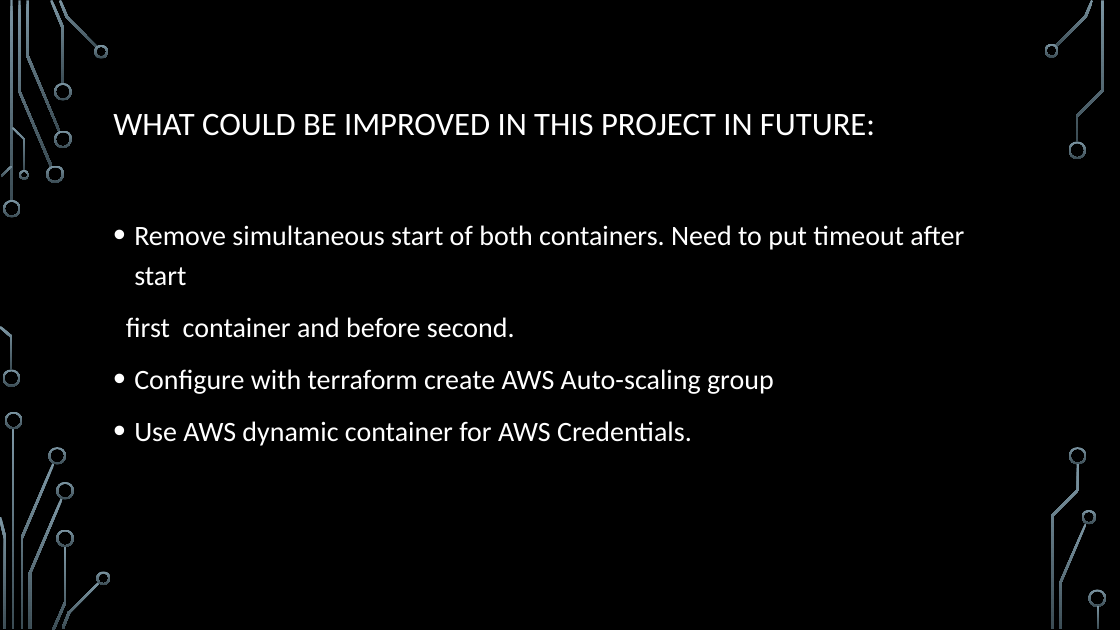
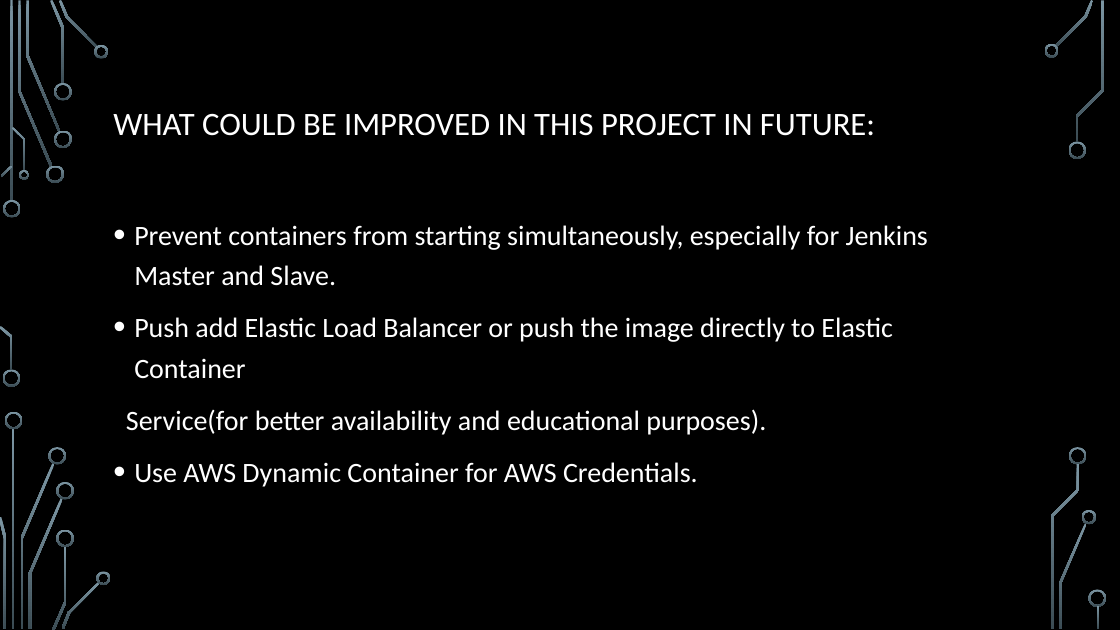
Before and after one commit to Areandill/DevOps_online_Kyiv_2021Q2, a slide deck: slide 14 of FinalTask/Martyniuk_Oleksii_DevOps_online_Kyiv_2021Q2.pptx. Drawn at 1120x630 pixels with LibreOffice and Linux fonts; fonts in the diff are those of the drawing; background and template pictures are left out. Boxes give left, top, right and bottom in pixels: in the first picture for what was removed or moved away, otherwise in the second. Text is boxed around its words. In the diff, an @@ line names an element or a change of style, - is before the commit and + after.

```diff
--- a/FinalTask/Martyniuk_Oleksii_DevOps_online_Kyiv_2021Q2.pptx
+++ b/FinalTask/Martyniuk_Oleksii_DevOps_online_Kyiv_2021Q2.pptx
@@ text at (x1=126, y1=225, x2=928, y2=487): text changed @@
-• Remove simultaneous start of both containers. Need to put timeout after start
-first container and before second.
-• Configure with terraform create AWS Auto-scaling group
-• Use AWS dynamic container for AWS Credentials.
+• Prevent containers from starting simultaneously, especially for Jenkins Master and Slave.
+• Push add Elastic Load Balancer or push the image directly to Elastic Container
+Service(for better availability and educational purposes).
+• Use AWS Dynamic Container for AWS Credentials.
```
Also in this commit, not shown: 2 other slides changed.
